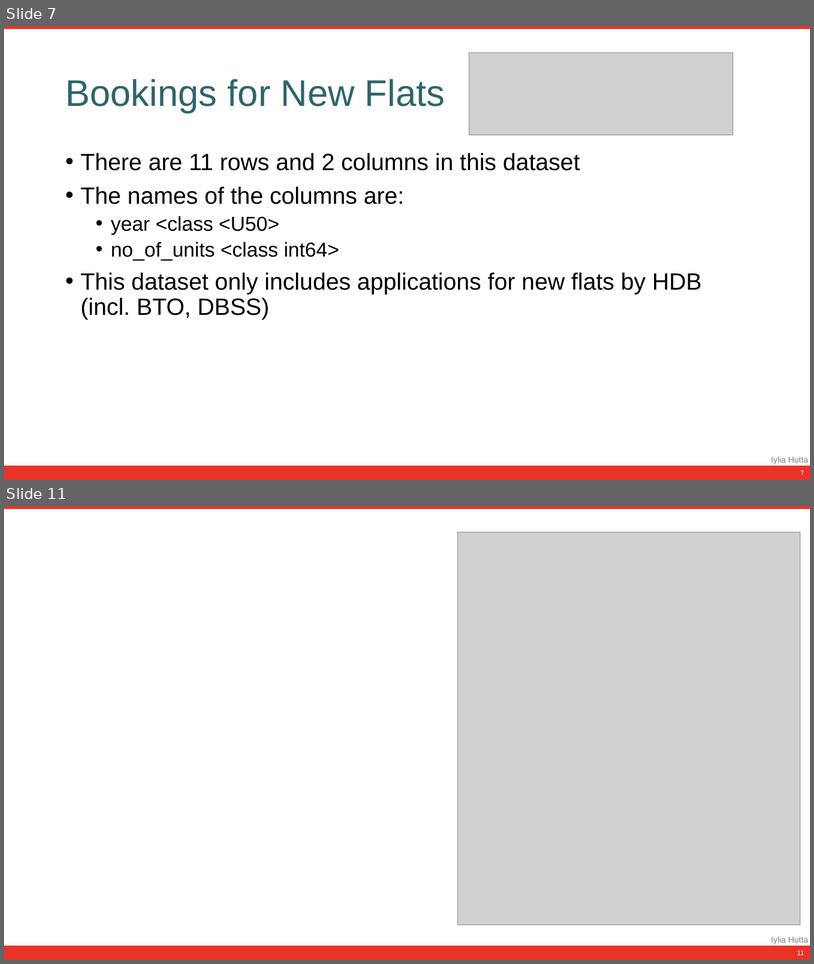
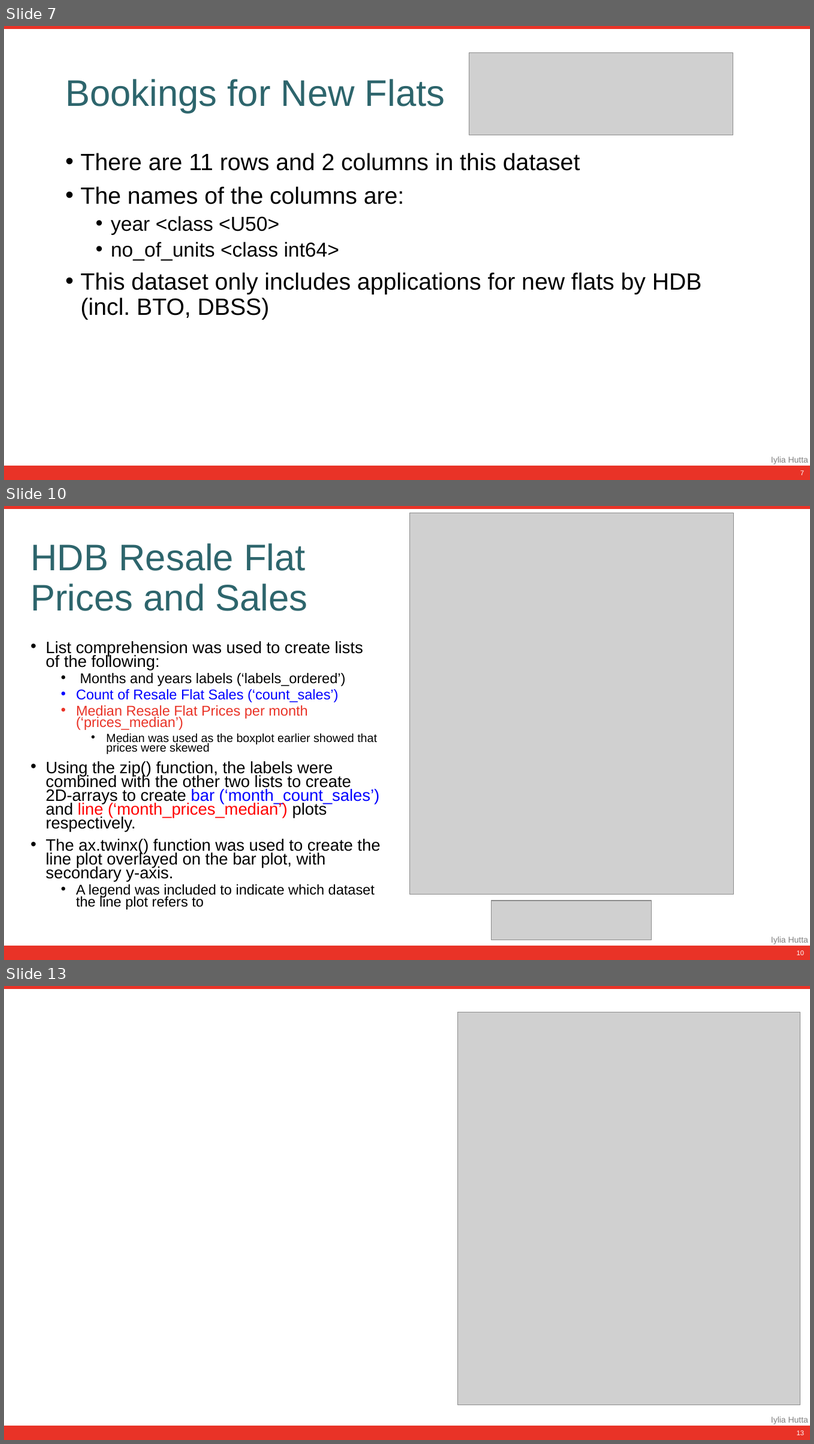
Before and after one commit to iyliahutta/Intro-to-Programming-for-DS, a slide deck: CA1/CA1 Slides.pptx. Shown one above the other, each under a label of ours: slides 7 and 11 before the commit, slides 7, 10 and 13 after it; the slides between them are not shown. The pictures are 814x964 and 814x1444 pixels, drawn with LibreOffice and Linux fonts; fonts in the diff are those of the drawing; grey boxes stand for pictures. Boxes give left, top, right and bottom in pixels: in the first picture for what was removed or moved away, otherwise in the second. Text is boxed around its words. In the diff, an @@ line names an element or a change of style, - is before the commit and + after.

Commit message:
resale price and sales slides and code snippet

```diff
--- a/CA1/CA1 Slides.pptx
+++ b/CA1/CA1 Slides.pptx
@@ slide 10 added at (4,506,810,960), background #FFFFFF; not listed: 3 template elements that a slide beside it also shows @@
@@ picture added at (410,513,734,894) @@
@@ title added at (30,543,308,611), 44 pt, text #2D656C @@
+HDB Resale Flat Prices and Sales
@@ text added at (46,641,380,909), 19.6 pt, text #000000 @@
+• List comprehension was used to create lists of the following:
+  • Months and years labels (‘labels_ordered’)
+  • Count of Resale Flat Sales (‘count_sales’)
+  • Median Resale Flat Prices per month (‘prices_median’)
+    • Median was used as the boxplot earlier showed that prices were skewed
+• Using the zip() function, the labels were combined with the other two lists to create 2D-arrays to create bar (‘month_count_sales’) and line (‘month_prices_median’) plots respectively.
+• The ax.twinx() function was used to create the line plot overlayed on the bar plot, with secondary y-axis.
+  • A legend was included to indicate which dataset the line plot refers to
@@ picture added at (492,900,653,940) @@
@@ page number added at (797,950,804,955), 8 pt, text #FFFFFF @@
+10
@@ what was slide 11 is now slide 13 @@
@@ page number at (797,1430,804,1435): text changed @@
-11
+13
```
Also in this commit, not shown: 2 slides changed, 2 other slides added, 1 slide removed, 1 other file.
